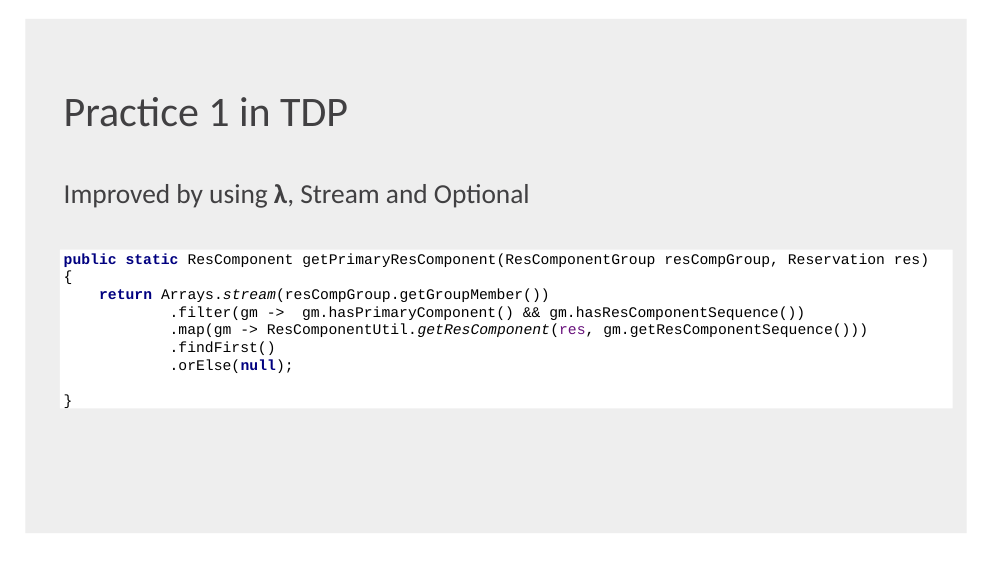
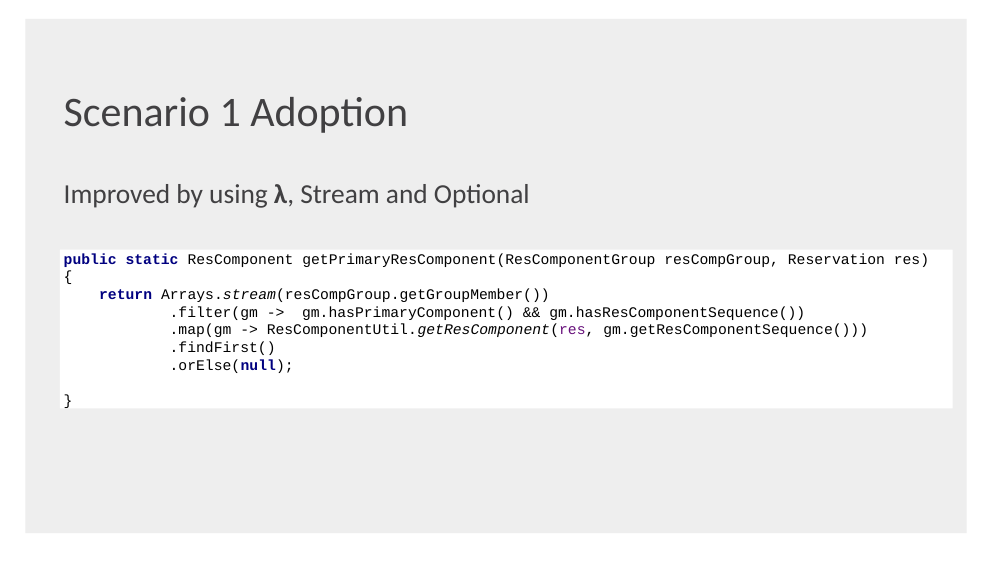
Before and after one commit to shaojie-xu-kp/Java8_lunch_learn, a slide deck: slide 39 of Java 8 & TDP.pptx (slide 41 before the commit). Drawn at 1008x567 pixels with LibreOffice and Linux fonts; fonts in the diff are those of the drawing; background and template pictures are left out. Boxes give left, top, right and bottom in pixels: in the first picture for what was removed or moved away, otherwise in the second. Text is boxed around its words. In the diff, an @@ line names an element or a change of style, - is before the commit and + after.

```diff
--- a/Java 8 & TDP.pptx
+++ b/Java 8 & TDP.pptx
@@ text at [64, 97, 408, 133]: text changed @@
-Practice 1 in TDP
+Scenario 1 Adoption
```
Also in this commit, not shown: 10 other slides changed, 2 slides added, 3 slides removed.
